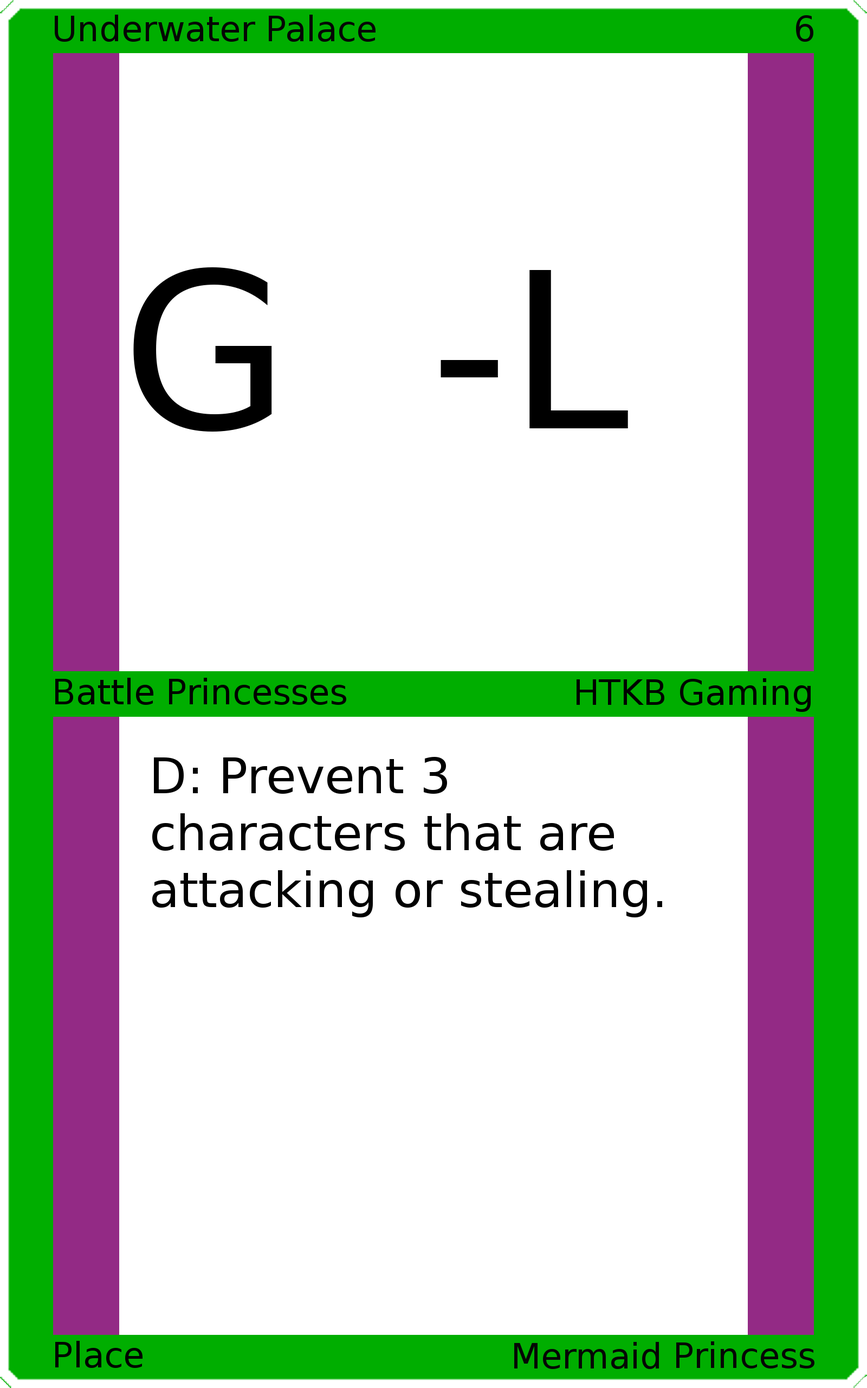
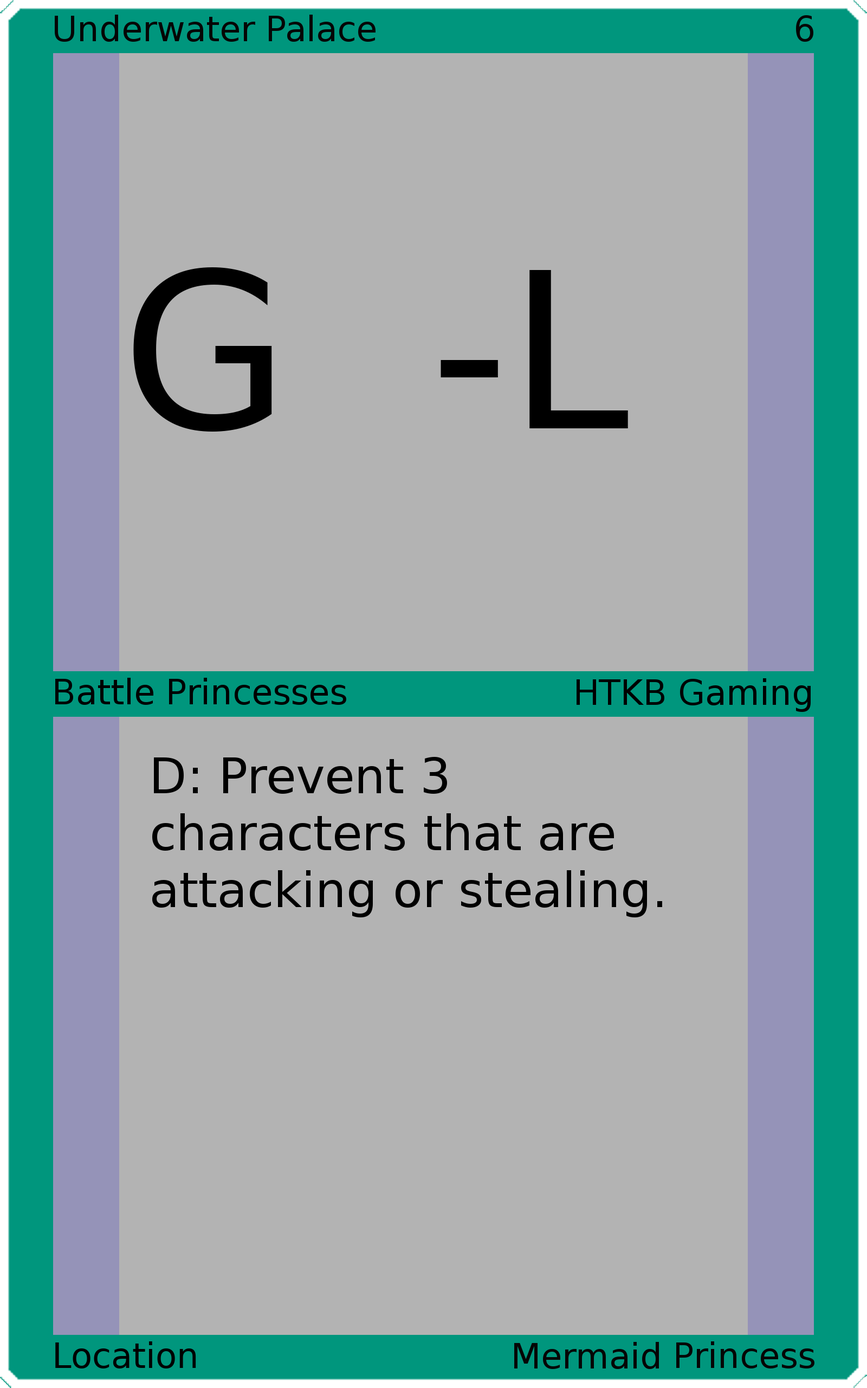
Comparing the layer stacks of the two 867×1388 images. Changes:
painted on "Bottom Left" over [55,1340,197,1369]
painted on "Border" over [0,0,867,1388]
painted on "Top Background" over [119,52,748,673]
painted on "Bottom Background" over [119,715,748,1336]
painted on "Background" over [35,35,832,1352]
